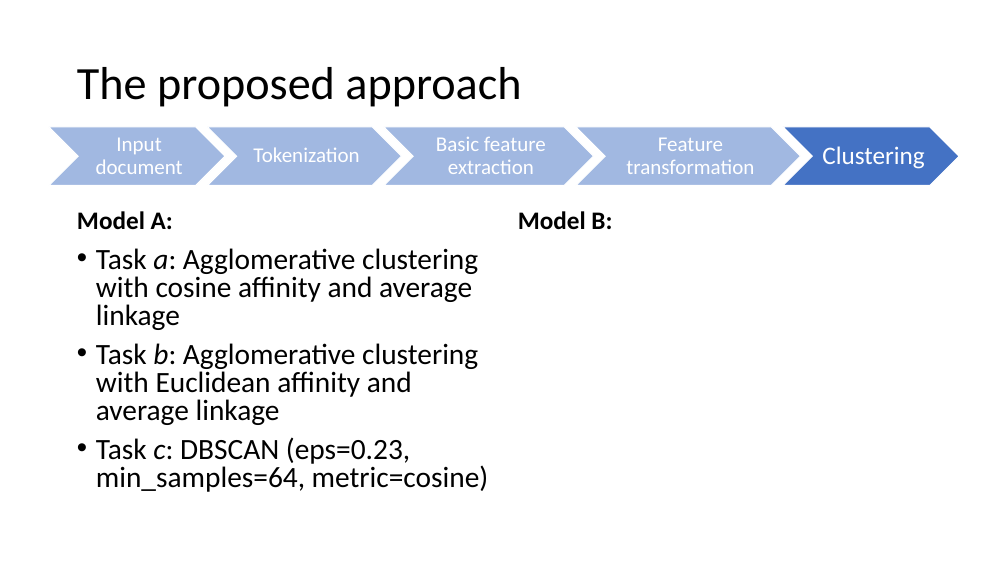
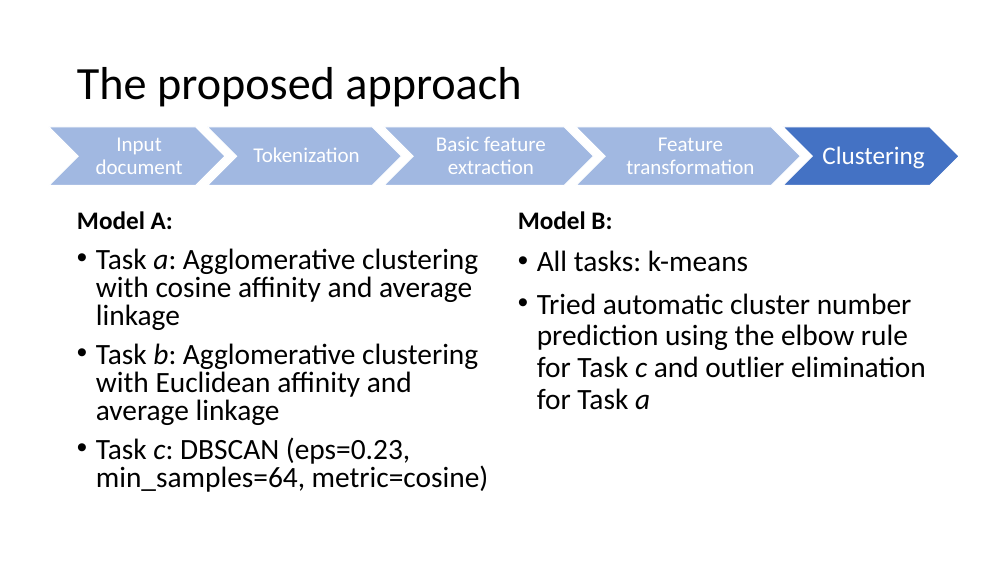
Before and after one commit to Coolcumber/inpladesys, a slide deck: slide 11 of documentation/presentation/Token-level author diarization using clustering of stylistic.pptx. Drawn at 1008x567 pixels with LibreOffice and Linux fonts; fonts in the diff are those of the drawing. Boxes give left, top, right and bottom in pixels: in the first picture for what was removed or moved away, otherwise in the second. Text is boxed around its words. In the diff, an @@ line names an element or a change of style, - is before the commit and + after.

```diff
--- a/documentation/presentation/Token-level author diarization using clustering of stylistic.pptx
+++ b/documentation/presentation/Token-level author diarization using clustering of stylistic.pptx
@@ text added at <box>537,250,926,410</box>, 28 pt, text #000000 @@
+• All tasks: k-means
+• Tried automatic cluster number prediction using the elbow rule for Task c and outlier elimination for Task a
```
Also in this commit, not shown: 5 other slides changed, 1 slide added, 4 other files.
